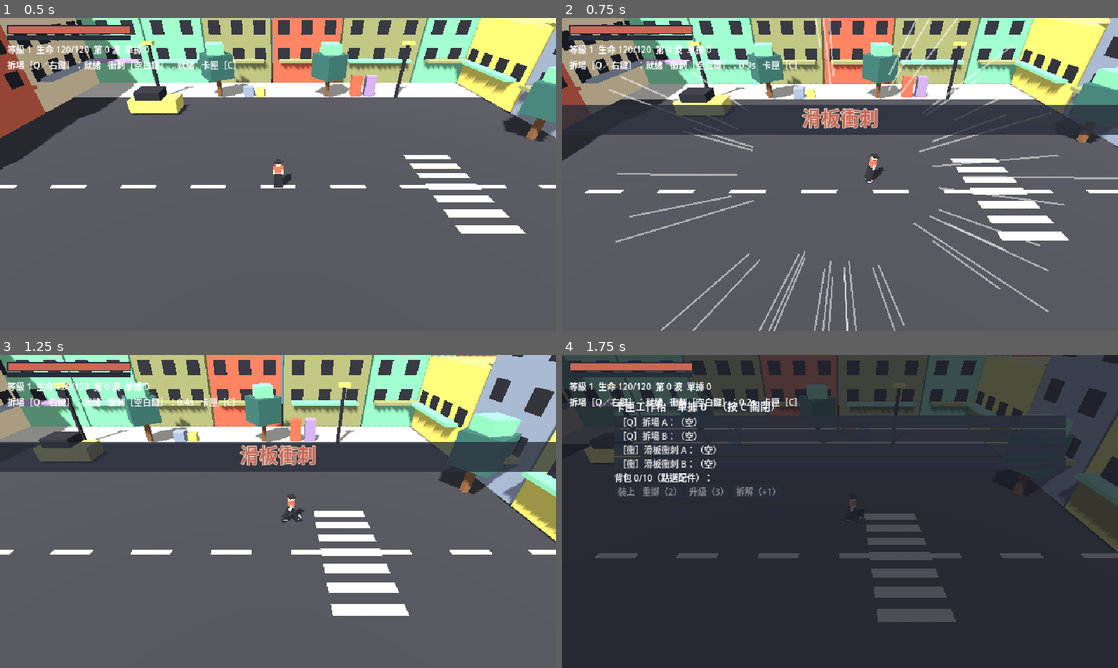
Above: before the commit, frames 1-4 (two rows, left to right).
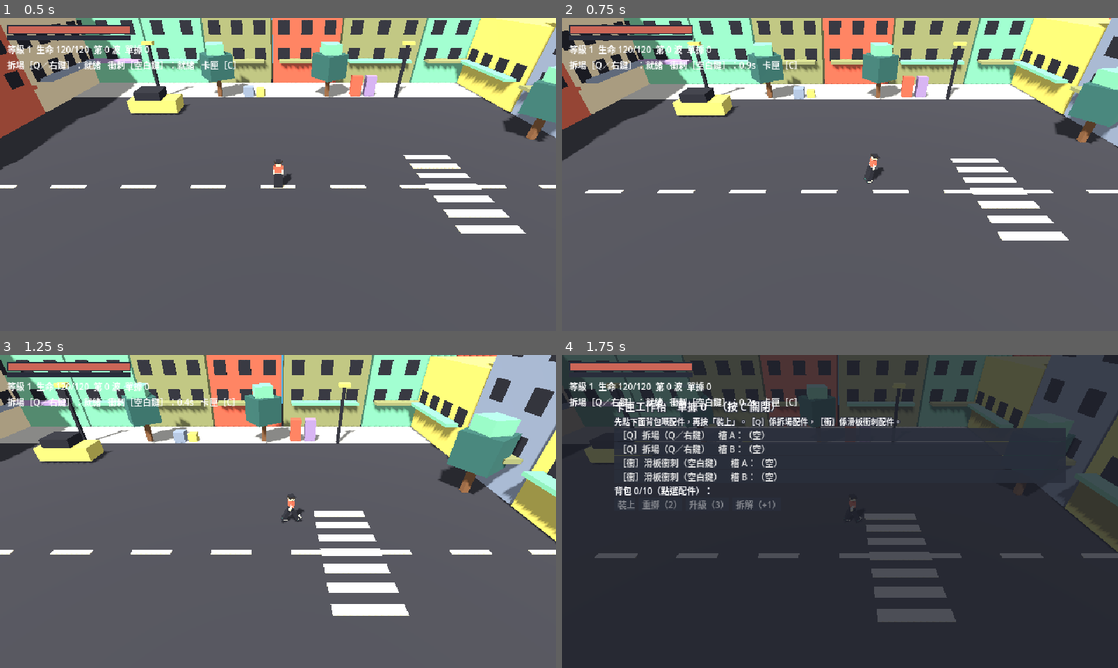
Above: after the commit, the same moments.

Repository: yauchai2/Game-Lab-2
Game: Godot game, scene res://game/main.tscn
Same seed, same stepped clock (60 frames per second), same inputs: the game is played once before the commit and once after it.
Inputs (mouse positions are in pixels of both pictures, inside the frame that each line leads up to):
- Up to frame 1 (0.5 s): no input
- Up to frame 2 (0.75 s): tap Enter at 0.5 s; move the mouse to (962, 158) at 0.52 s; tap Space at 0.6 s; click (962, 158) at 0.67 s
- Up to frame 3 (1.25 s): tap Space at 0.77, 1.07 s
- Up to frame 4 (1.75 s): move the mouse to (728, 527) at 1.27 s; tap C at 1.35 s; click (728, 527) at 1.42 s; tap Space at 1.52, 1.55 s

Frame 1 is identical in both runs. In frame 2, 11% of the frame differs, in the area x 0-100%, y 0-100%; in frame 3, 8.9%; in frame 4, 5.2%.

Commit message:
Add auto basic attack, dash card only with attachments, bench hints, guaranteed skate drop
Co-Authored-By: Claude Sonnet 5.5 <noreply@anthropic.com>
Claude-Session: https://claude.ai/code/session_018tqqU7rwEZ4u67toavQ9ri

Diff:
--- a/game/scripts/hud.gd
+++ b/game/scripts/hud.gd
@@ -90,7 +90,10 @@
 	card_sub.horizontal_alignment = HORIZONTAL_ALIGNMENT_CENTER
 	card_band.add_child(card_sub)
 	jax.skill_cast.connect(_show_card)
-	jax.dashed.connect(lines.burst.bind(1.0))
+	jax.dashed.connect(func() -> void:
+		if jax.slot_names("skate") != "":
+			lines.burst(1.0)
+			_show_card("滑板衝刺", jax.slot_names("skate")))
 	jax.slammed.connect(func(hits: int) -> void: lines.burst(clampf(0.5 + hits * 0.25, 0.5, 1.5)))
 	banner.position = Vector2(8, 150)
 	banner.add_theme_font_size_override("font_size", 20)
@@ -162,17 +165,18 @@
 	var affixes: String = jax.item_affix_text(it)
 	return line + ("  (" + affixes + ")" if affixes != "" else "")
 
-const CART_NAMES := {"demolish": "拆場", "skate": "滑板衝刺"}
+const CART_NAMES := {"demolish": "拆場（Q／右鍵）", "skate": "滑板衝刺（空白鍵）"}
 const CART_TAGS := {"demolish": "Q", "skate": "衝"}
 
 func _refresh_bench() -> void:
 	for c in bench.get_children():
 		c.queue_free()
 	bench.add_child(_bench_label("卡匣工作枱　單據 %d　（按 C 關閉）" % jax.receipts, 12))
+	bench.add_child(_bench_label("先點下面背包嘅配件，再按「裝上」。［Q］係拆場配件，［衝］係滑板衝刺配件。", 9))
 	for cart in jax.slots:
 		for i in jax.slots[cart].size():
 			var it: Variant = jax.slots[cart][i]
-			var b := _bench_button("［%s］%s %s：%s" % [CART_TAGS[cart], CART_NAMES[cart], "AB"[i], _item_line(it) if it != null else "（空）"], _on_slot.bind(cart, i))
+			var b := _bench_button("［%s］%s　槽 %s：%s" % [CART_TAGS[cart], CART_NAMES[cart], "AB"[i], _item_line(it) if it != null else "（空）"], _on_slot.bind(cart, i))
 			if it != null:
 				b.add_theme_color_override("font_color", RARITY_COLORS[it["rarity"]])
 			bench.add_child(b)
--- a/game/scripts/jax.gd
+++ b/game/scripts/jax.gd
@@ -39,6 +39,11 @@
 var dash_extra_time := 0.0
 var dash_hit: Array = []
 var trail_accum := 0.0
+var attack_timer := 0.0
+var attack_swing := 0.0
+@export var attack_cooldown := 0.55
+@export var attack_damage := 9
+@export var attack_radius := 2.2
 
 @onready var model: Node3D = $Model
 @onready var leg_l: Node3D = model.find_child("LegL", true, false)
@@ -120,6 +125,9 @@
 	elif roll >= RARITY_WEIGHTS[0]:
 		rarity = 1
 	var types: Array = ITEM_TYPES.keys()
+	if item_rolls == 2:
+		# 第 2 件必定係衝刺配件，方便新手發現第二張卡匣。
+		types = types.filter(func(t: String) -> bool: return ITEM_TYPES[t]["cart"] == "skate")
 	return make_item(types[randi() % types.size()], rarity)
 
 func should_drop_item(from_ranged: bool) -> bool:
@@ -310,7 +318,6 @@
 			dash_extra = 1
 			dash_extra_time = 0.8
 	dashed.emit()
-	skill_cast.emit("滑板衝刺", slot_names("skate"))
 	has_target = false
 	look_at(global_position + dash_dir, Vector3.UP)
 
@@ -443,25 +450,27 @@
 	get_parent().add_child(zone)
 	zone.global_position = Vector3(center.x, 0.04, center.z)
 
-func _spawn_shockwave(center: Vector3, radius: float) -> void:
+func _spawn_shockwave(center: Vector3, radius: float, color := Color("CC6657"), duration := 0.4) -> void:
 	var ring := MeshInstance3D.new()
 	var torus := TorusMesh.new()
 	torus.inner_radius = 0.9
 	torus.outer_radius = 1.0
 	ring.mesh = torus
 	var m := StandardMaterial3D.new()
-	m.albedo_color = Color("CC6657")
+	m.albedo_color = color
 	m.shading_mode = BaseMaterial3D.SHADING_MODE_UNSHADED
 	ring.material_override = m
 	get_parent().add_child(ring)
 	ring.global_position = Vector3(center.x, 0.1, center.z)
 	ring.scale = Vector3(0.3, 0.3, 0.3)
 	var tween := ring.create_tween()
-	tween.tween_property(ring, "scale", Vector3(radius, 1.0, radius), 0.4)
+	tween.tween_property(ring, "scale", Vector3(radius, 1.0, radius), duration)
 	tween.tween_callback(ring.queue_free)
 
 func _physics_process(delta: float) -> void:
 	skill_timer = maxf(skill_timer - delta, 0.0)
+	attack_timer = maxf(attack_timer - delta, 0.0)
+	attack_swing = maxf(attack_swing - delta * 5.0, 0.0)
 	dash_timer = maxf(dash_timer - delta, 0.0)
 	iframe_left = maxf(iframe_left - delta, 0.0)
 	dash_extra_time = maxf(dash_extra_time - delta, 0.0)
@@ -499,6 +508,8 @@
 		else:
 			move = dir.normalized() * speed
 			look_at(global_position + dir, Vector3.UP)
+	if windup_left < 0.0 and dash_left <= 0.0:
+		_auto_attack()
 	if windup_left < 0.0:
 		model.rotation.x = lerpf(model.rotation.x, -0.25 if dash_left > 0.0 else 0.0, 0.3)
 	velocity.x = move.x
@@ -508,12 +519,29 @@
 	move_and_slide()
 	_animate_limbs(delta, move.length() > 0.1 and dash_left <= 0.0)
 
+# 普通攻擊：附近有敵人就自動揮擊，細傷害、冇字卡，邊行邊打。
+func _auto_attack() -> void:
+	if attack_timer > 0.0:
+		return
+	var hit := 0
+	for enemy in get_tree().get_nodes_in_group("enemies"):
+		var d: Vector3 = enemy.global_position - global_position
+		d.y = 0.0
+		if d.length() <= attack_radius:
+			enemy.take_damage(attack_damage, global_position, 3.0)
+			hit += 1
+	if hit == 0:
+		return
+	attack_timer = attack_cooldown
+	attack_swing = 1.0
+	_spawn_shockwave(global_position, attack_radius, Color("E7DFC9"), 0.18)
+
 func _animate_limbs(delta: float, moving: bool) -> void:
 	var swing := 0.0
 	if moving:
 		anim_time += delta * speed * 1.8
 		swing = sin(anim_time) * 0.6
-	for pair in [[leg_l, swing], [leg_r, -swing], [arm_l, -swing * 0.8], [arm_r, swing * 0.8]]:
+	for pair in [[leg_l, swing], [leg_r, -swing], [arm_l, -swing * 0.8], [arm_r, swing * 0.8 - 1.6 * attack_swing]]:
 		var limb: Node3D = pair[0]
 		if limb:
 			limb.rotation.x = lerpf(limb.rotation.x, pair[1], 0.4)
Not shown, changed: docs/guides/godot-setup.md
